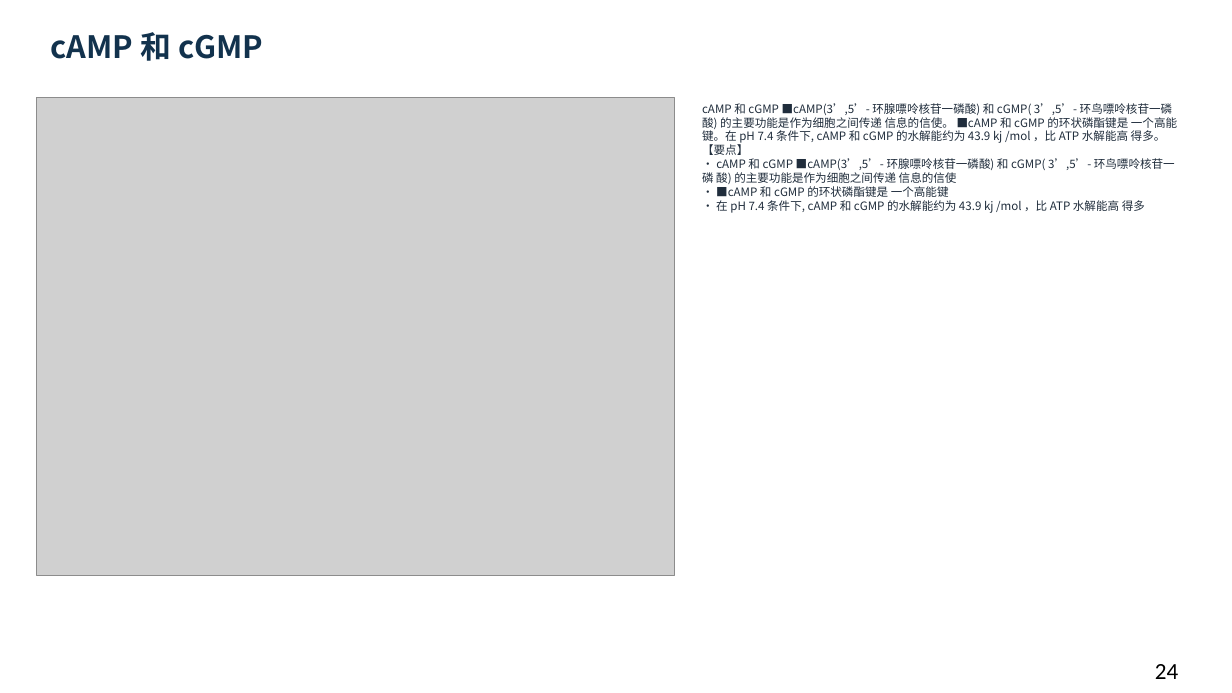
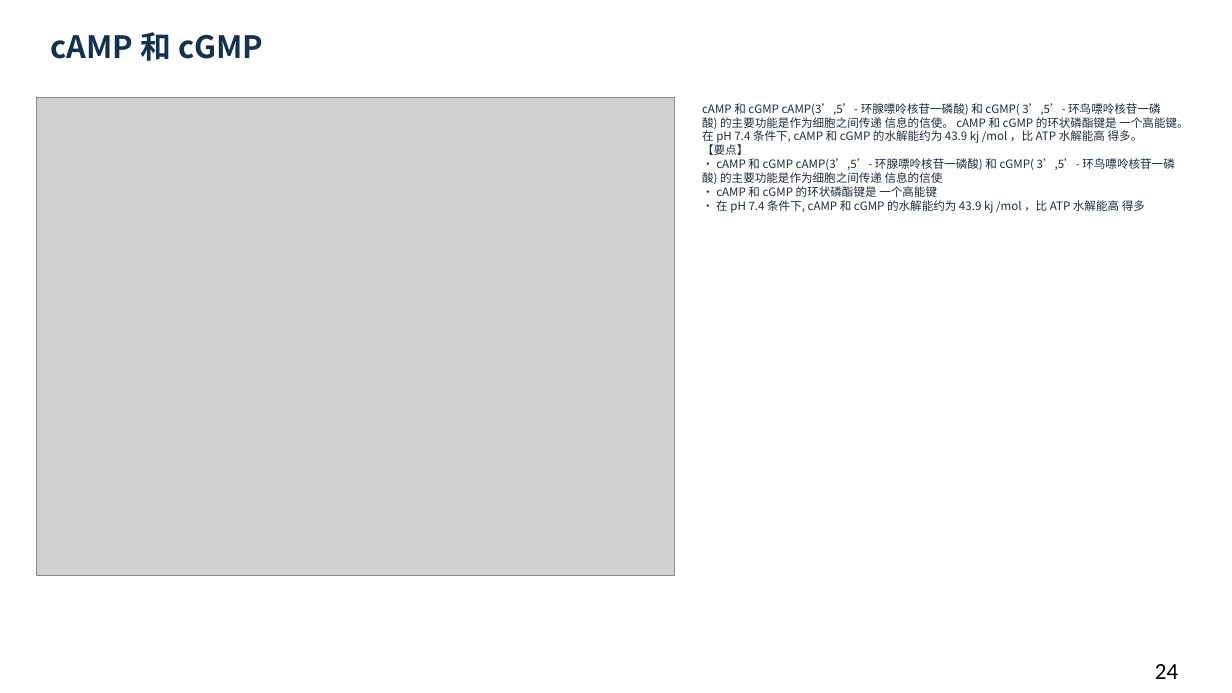
Before and after one commit to newkan-li/Biochemistry, a slide deck: slide 24 of downloads/bc11-ai-style.pptx. Drawn at 1232x693 pixels with LibreOffice and Linux fonts; fonts in the diff are those of the drawing; grey boxes stand for pictures. Boxes give left, top, right and bottom in pixels: in the first picture for what was removed or moved away, otherwise in the second. Text is boxed around its words. In the diff, an @@ line names an element or a change of style, - is before the commit and + after.

```diff
--- a/downloads/bc11-ai-style.pptx
+++ b/downloads/bc11-ai-style.pptx
@@ text at (702, 103, 1188, 213): text changed @@
-cAMP 和 cGMP ■cAMP(3’,5’- 环腺嘌呤核苷一磷酸) 和 cGMP( 3’,5’- 环鸟嘌呤核苷一磷 酸) 的主要功能是作为细胞之间传递 信息的信使。 ■cAMP 和 cGMP 的环状磷酯键是 一个高能键。在 pH 7.4 条件下, cAMP 和 cGMP 的水解能约为 43.9 kj /mol ，比 ATP 水解能高 得多。
-【要点】
-• cAMP 和 cGMP ■cAMP(3’,5’- 环腺嘌呤核苷一磷酸) 和 cGMP( 3’,5’- 环鸟嘌呤核苷一磷 酸) 的主要功能是作为细胞之间传递 信息的信使
-• ■cAMP 和 cGMP 的环状磷酯键是 一个高能键
-• 在 pH 7.4 条件下, cAMP 和 cGMP 的水解能约为 43.9 kj /mol ，比 ATP 水解能高 得多
+cAMP 和 cGMP cAMP(3’,5’- 环腺嘌呤核苷一磷酸) 和 cGMP( 3’,5’- 环鸟嘌呤核苷一磷 酸) 的主要功能是作为细胞之间传递 信息的信使。 cAMP 和 cGMP 的环状磷酯键是 一个高能键。在 pH 7.4 条件下, cAMP 和 cGMP 的水解能约为 43.9 kj /mol ，比 ATP 水解能高 得多。
+【要点】
+• cAMP 和 cGMP cAMP(3’,5’- 环腺嘌呤核苷一磷酸) 和 cGMP( 3’,5’- 环鸟嘌呤核苷一磷 酸) 的主要功能是作为细胞之间传递 信息的信使
+• cAMP 和 cGMP 的环状磷酯键是 一个高能键
+• 在 pH 7.4 条件下, cAMP 和 cGMP 的水解能约为 43.9 kj /mol ，比 ATP 水解能高 得多
```
Also in this commit, not shown: 49 other slides changed, 6 other files.
